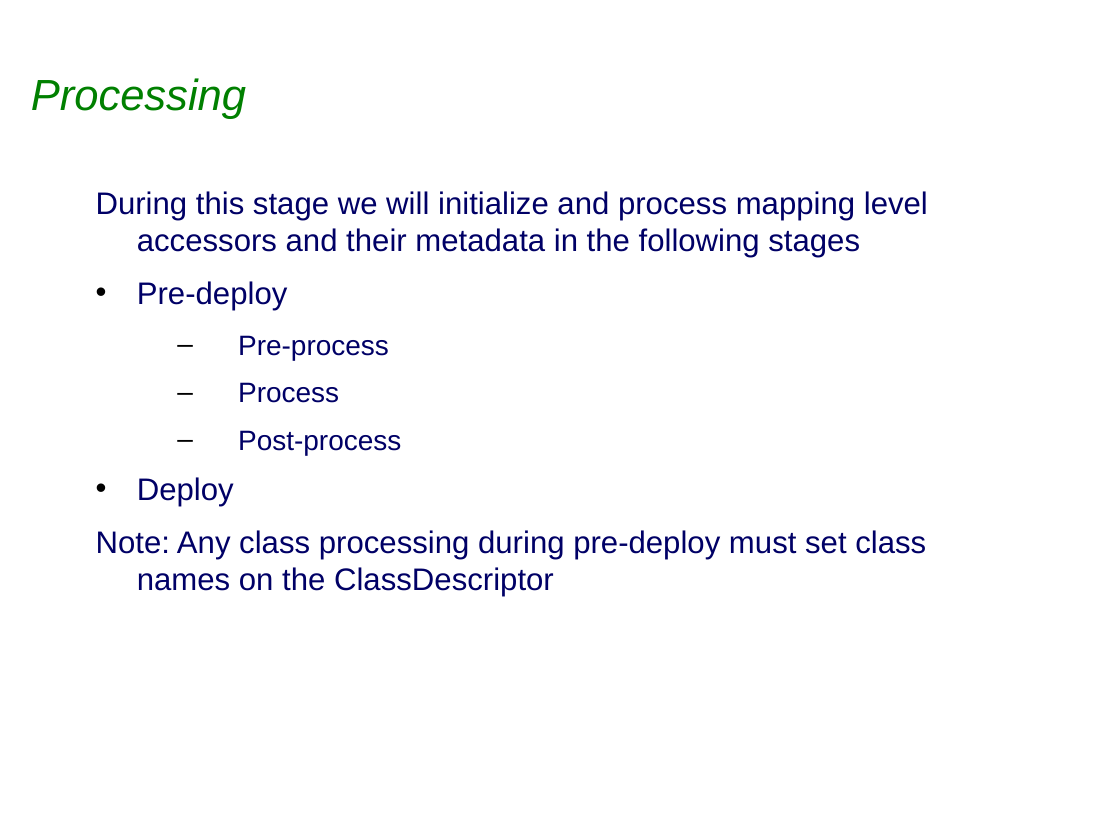
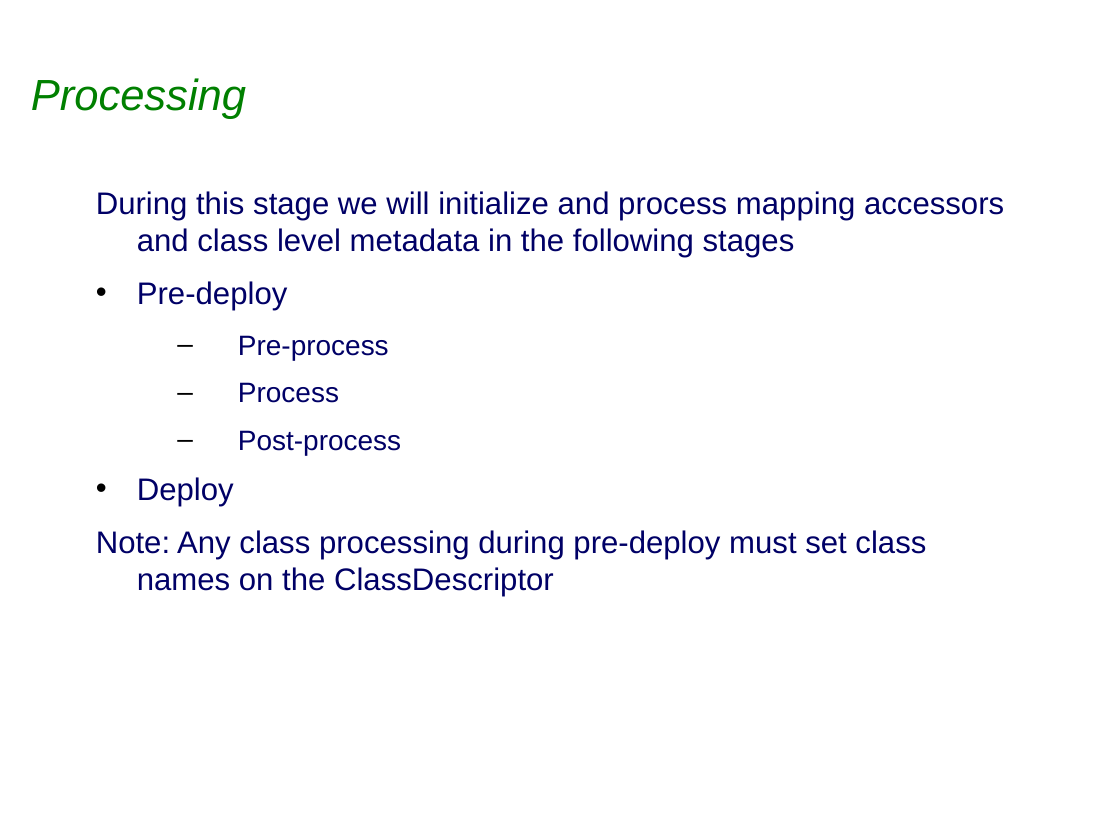
Before and after one commit to sabineheider/incubator, a slide deck: slide 11 of summit-2010/MappingsAndMetadata.ppt. Drawn at 1120x840 pixels with LibreOffice and Linux fonts; fonts in the diff are those of the drawing; background and template pictures are left out. Boxes give left, top, right and bottom in pixels: in the first picture for what was removed or moved away, otherwise in the second. Text is boxed around its words. In the diff, an @@ line names an element or a change of style, - is before the commit and + after.

```diff
--- a/summit-2010/MappingsAndMetadata.ppt
+++ b/summit-2010/MappingsAndMetadata.ppt
@@ text at box(96, 191, 1004, 258): text changed @@
-During this stage we will initialize and process mapping level accessors and their metadata in the following stages
+During this stage we will initialize and process mapping accessors and class level metadata in the following stages
```
Also in this commit, not shown: 4 other slides changed.
